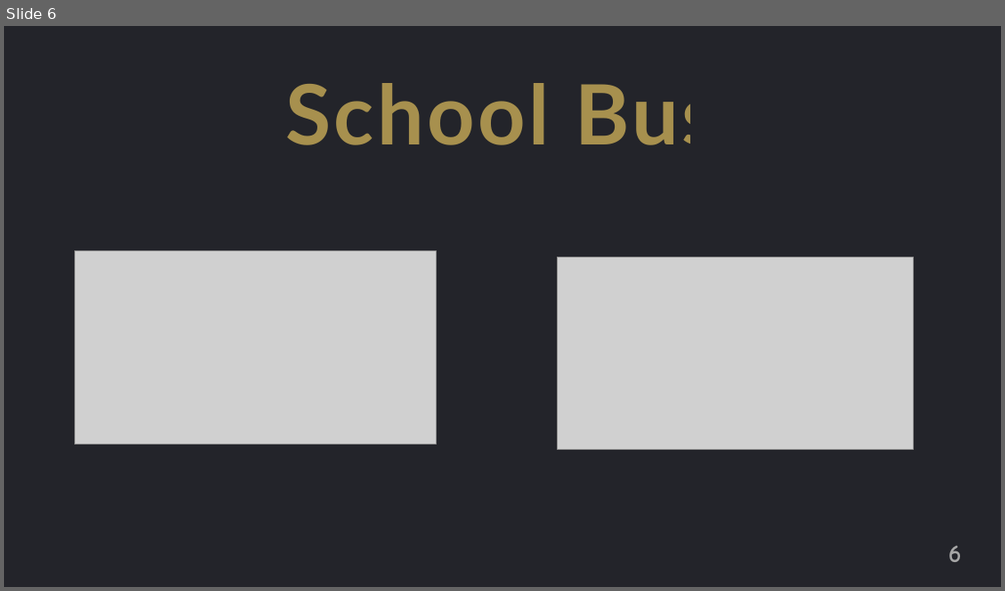
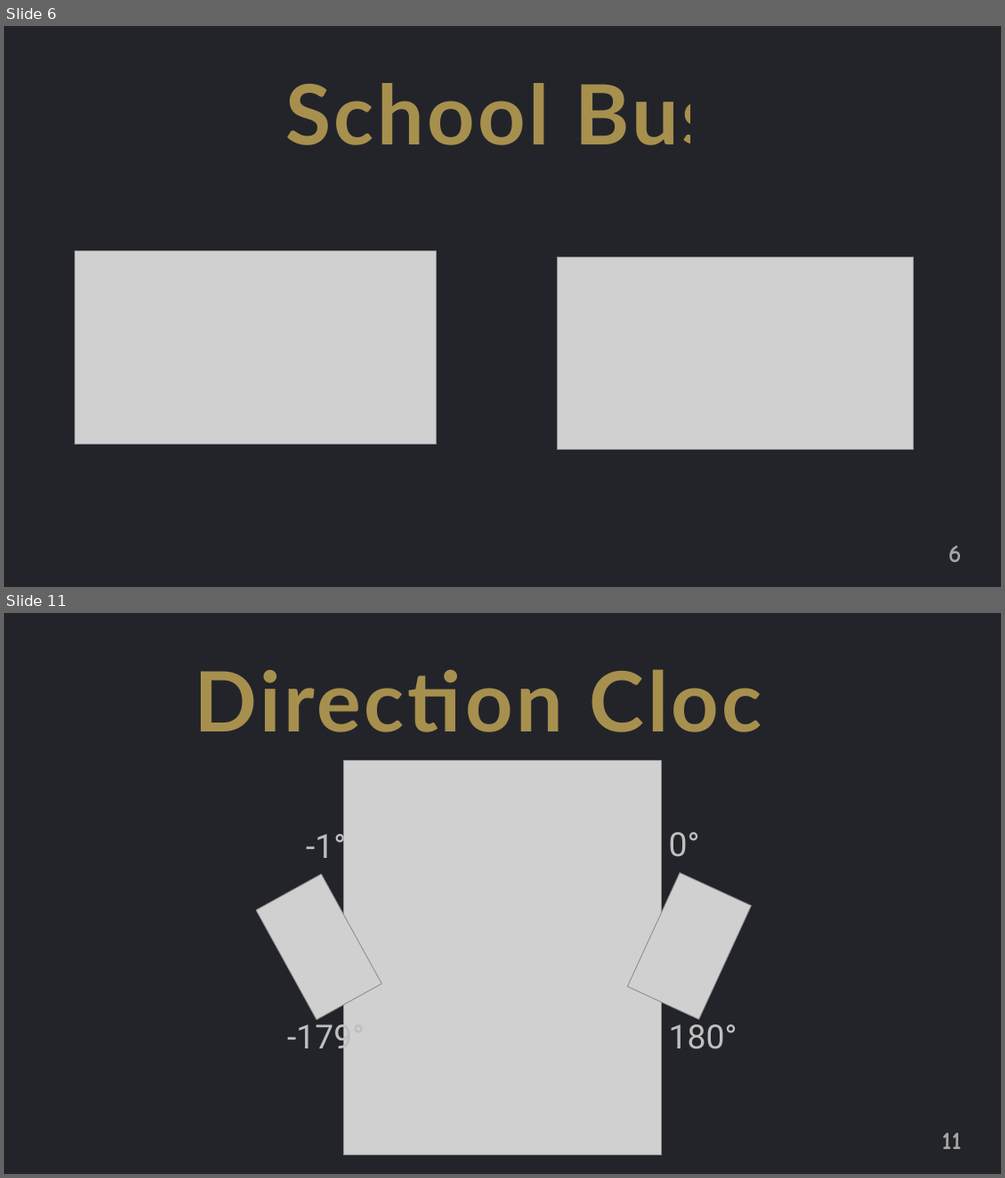
Before and after one commit to jguo108/My-Programming-Courses, a slide deck: Scratch for Newbies/Level1/Lesson 3 - Catch the School Bus/Notes/Notes.pptx. Shown one above the other, each under a label of ours: slide 6 before the commit, slides 6 and 11 after it; the slides between them are not shown. The pictures are 1005x591 and 1005x1178 pixels, drawn with LibreOffice and Linux fonts; fonts in the diff are those of the drawing; grey boxes stand for pictures. Boxes give left, top, right and bottom in pixels: in the first picture for what was removed or moved away, otherwise in the second. Text is boxed around its words. In the diff, an @@ line names an element or a change of style, - is before the commit and + after.

```diff
--- a/Scratch for Newbies/Level1/Lesson 3 - Catch the School Bus/Notes/Notes.pptx
+++ b/Scratch for Newbies/Level1/Lesson 3 - Catch the School Bus/Notes/Notes.pptx
@@ slide 11 added at (4,613,1001,1174), background #FFFFFF @@
@@ rectangle added at (4,613,1001,1174), fill #23242A @@
@@ text added at (194,669,809,732), 80 pt, text #FFD966 at 60% opacity, bold @@
+Direction Clock
@@ picture added at (343,761,662,1154) @@
@@ text added at (306,827,346,866), 32 pt, text #BFBFBF @@
+-1°
@@ text added at (669,832,700,857), 32 pt, text #BFBFBF @@
+0°
@@ picture added at (256,875,381,1020) @@
@@ picture added at (628,873,751,1019) @@
@@ text added at (287,1017,364,1056), 32 pt, text #BFBFBF @@
+-179°
@@ text added at (669,1017,737,1049), 32 pt, text #BFBFBF @@
+180°
@@ page number added at (942,1132,962,1149), 24 pt, text #A6A6A6, bold @@
+11
```
Also in this commit, not shown: 4 slides changed, 6 other slides added, 16 other files.
